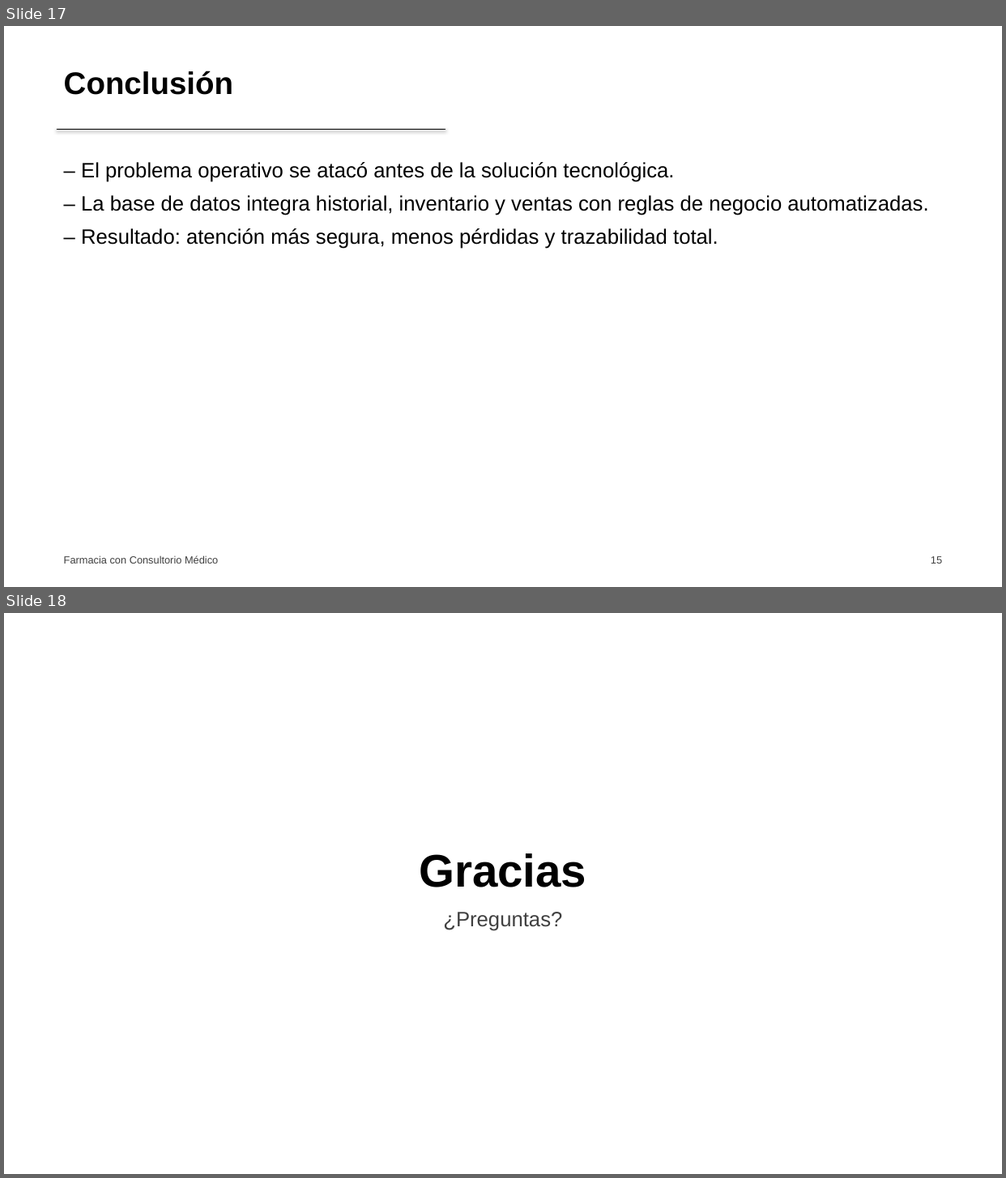
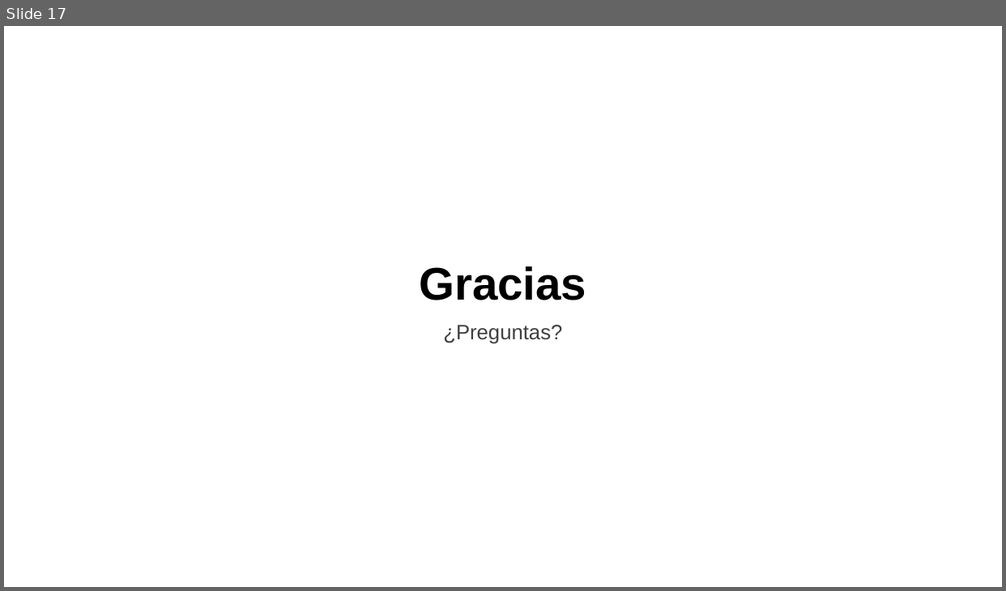
Before and after one commit to riosisraelg/proyecto-final-farmacia, a slide deck: docs/latex/slides/slides.pptx. Shown one above the other, each under a label of ours: slides 17 and 18 before the commit, slide 17 after it. The pictures are 1006x1178 and 1006x591 pixels, drawn with LibreOffice and Linux fonts; fonts in the diff are those of the drawing. Boxes give left, top, right and bottom in pixels: in the first picture for what was removed or moved away, otherwise in the second. Text is boxed around its words. In the diff, an @@ line names an element or a change of style, - is before the commit and + after.

Commit message:
feat(slides): reestructura al outline de 15 diapositivas de la exposición oral
- Secuencia: empresa, problemática, impacto, causa raíz, estrategia,
  solución (ER), gestión de datos, automatización, reglas de negocio,
  inventario, integración op/tec, estrategia integral, beneficios, conclusión
- Redacción de problemática, impacto y causa raíz según el caso real
- Portada con Integrantes/Materia/Profesor; evidencias como placeholders
- Mantiene estilo monocromático y logo solo en portada

```diff
--- a/docs/latex/slides/slides.pptx
+++ b/docs/latex/slides/slides.pptx
@@ slide 17 removed at bbox=[4, 26, 1002, 587], background #FFFFFF @@
@@ text removed at bbox=[64, 71, 233, 95] @@
-Conclusión
@@ line removed from (57, 130) to (445, 130) @@
@@ text removed at bbox=[81, 162, 928, 249] @@
-– El problema operativo se atacó antes de la solución tecnológica.
-– La base de datos integra historial, inventario y ventas con reglas de negocio automatizadas.
-– Resultado: atención más segura, menos pérdidas y trazabilidad total.
@@ text removed at bbox=[64, 556, 218, 564] @@
-Farmacia con Consultorio Médico
@@ text removed at bbox=[931, 557, 942, 564] @@
-15
@@ what was slide 18 is now slide 17 @@
```
Also in this commit, not shown: 3 slides changed, 12 slides added, 12 other slides removed, 3 other files.
